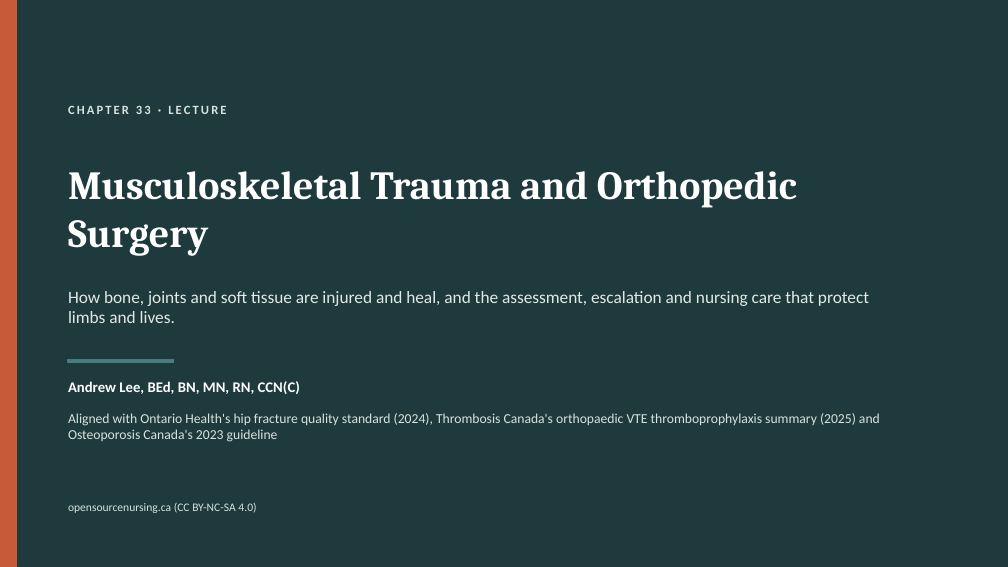
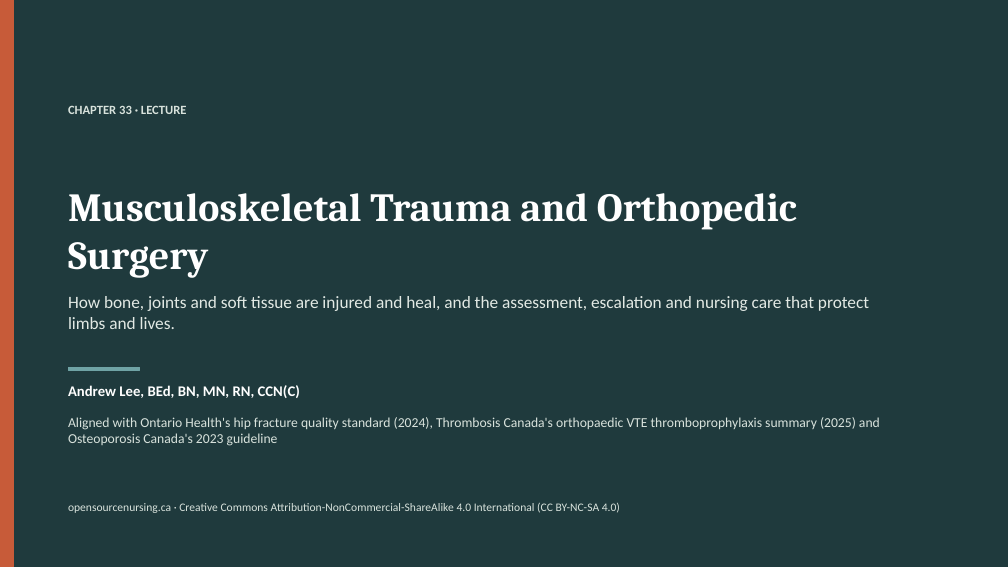
Before and after one commit to andrewleenl/opensourcenursing, a slide deck: slide 1 of Ch33_Musculoskeletal_Trauma_and_Orthopedic_Surgery_Lecture_Presentation.pptx. Drawn at 1008x567 pixels with LibreOffice and Linux fonts; fonts in the diff are those of the drawing. Boxes give left, top, right and bottom in pixels: in the first picture for what was removed or moved away, otherwise in the second. Text is boxed around its words. In the diff, an @@ line names an element or a change of style, - is before the commit and + after.

```diff
--- a/Ch33_Musculoskeletal_Trauma_and_Orthopedic_Surgery_Lecture_Presentation.pptx
+++ b/Ch33_Musculoskeletal_Trauma_and_Orthopedic_Surgery_Lecture_Presentation.pptx
@@ text "CHAPTER 33 · LECTURE" at (68,105,187,114): letter spacing 2 to 0 pt @@
@@ text "Musculoskeletal Trauma and Orthopedic Surgery" at (68,193,797,278): vertical alignment middle to bottom @@
@@ rectangle removed at (68,360,174,363) @@
@@ rectangle added at (68,368,140,371), fill #6FA3A5, outline #6FA3A5 1 pt @@
@@ 3 texts: place and size @@
-3 texts at (68,291,880,442)
+3 texts at (68,296,880,446)
@@ text at (68,503,620,513): text changed @@
-opensourcenursing.ca (CC BY-NC-SA 4.0)
+opensourcenursing.ca · Creative Commons Attribution-NonCommercial-ShareAlike 4.0 International (CC BY-NC-SA 4.0)
```
Also in this commit, not shown: 9 other slides changed, 40 slides added, 40 slides removed, 14 other files.
